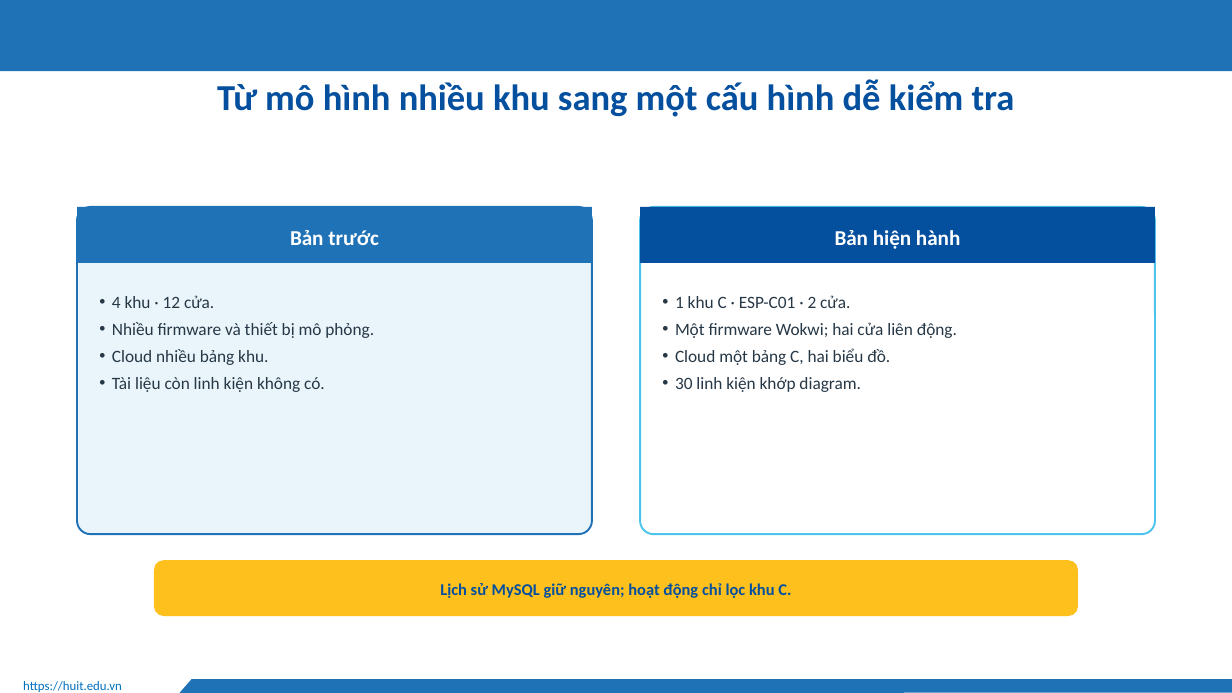
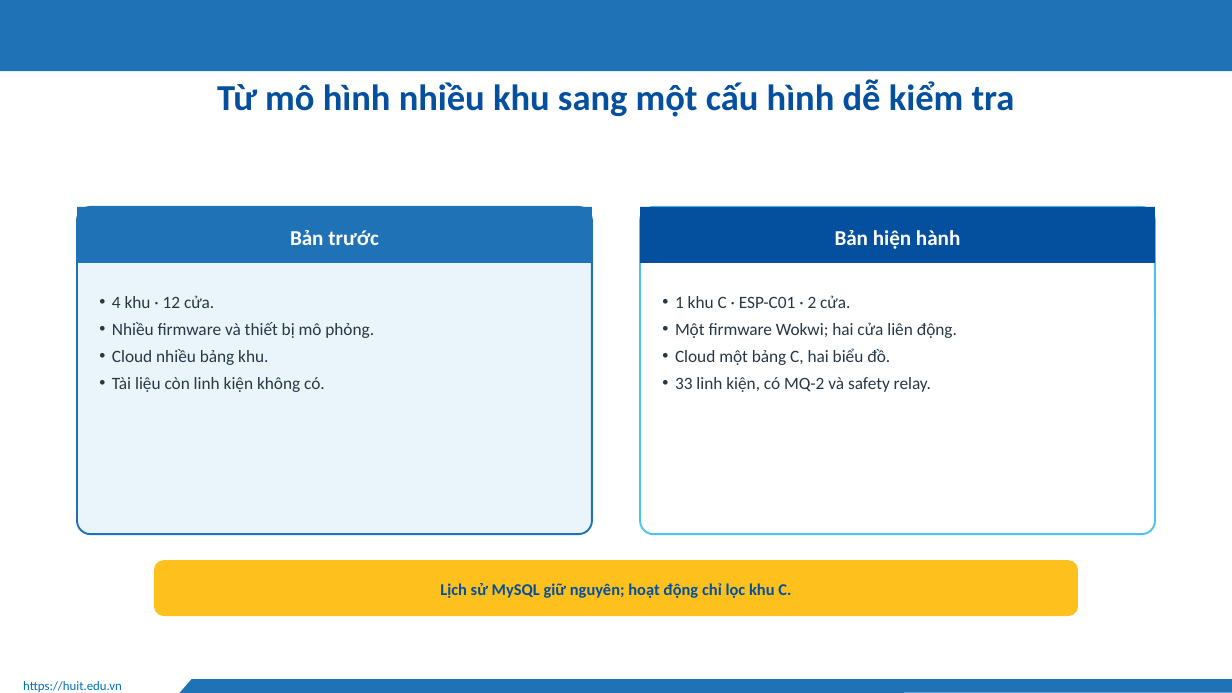
Before and after one commit to Huuloc123456/khoguard-iot, a slide deck: slide 32 of docs/slides/KhoGuard-thuyet-trinh.pptx (slide 28 before the commit). Drawn at 1232x693 pixels with LibreOffice and Linux fonts; fonts in the diff are those of the drawing; background and template pictures are left out. Boxes give left, top, right and bottom in pixels: in the first picture for what was removed or moved away, otherwise in the second. Text is boxed around its words. In the diff, an @@ line names an element or a change of style, - is before the commit and + after.

```diff
--- a/docs/slides/KhoGuard-thuyet-trinh.pptx
+++ b/docs/slides/KhoGuard-thuyet-trinh.pptx
@@ text at (x1=675, y1=377, x2=931, y2=392): text changed @@
-• 30 linh kiện khớp diagram.
+• 33 linh kiện, có MQ-2 và safety relay.
```
Also in this commit, not shown: 17 other slides changed, 4 slides added, 7 other files.
